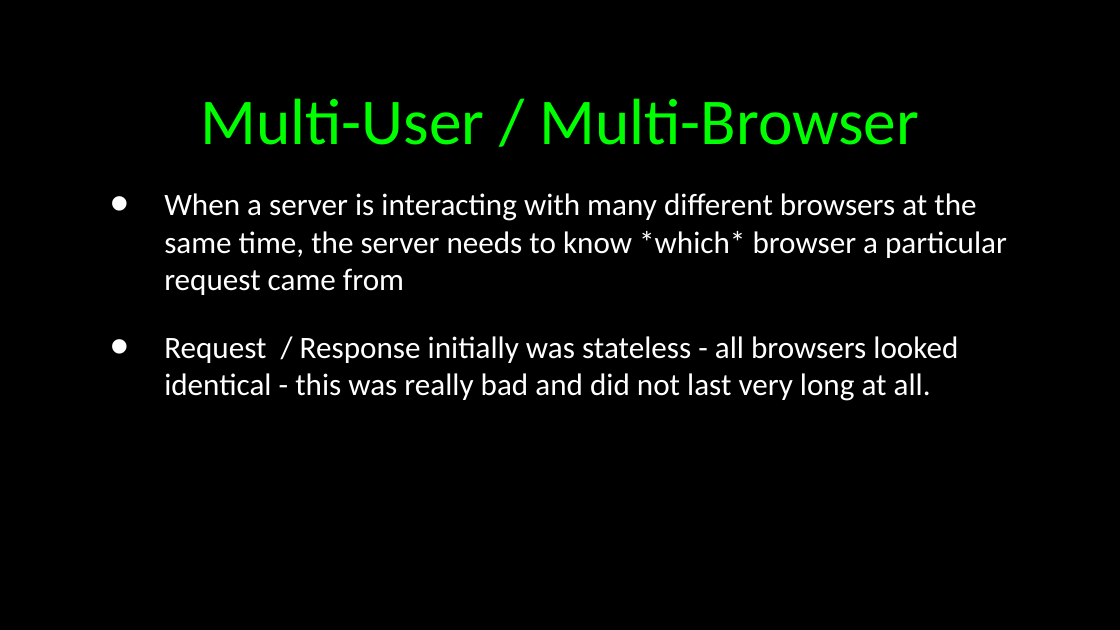
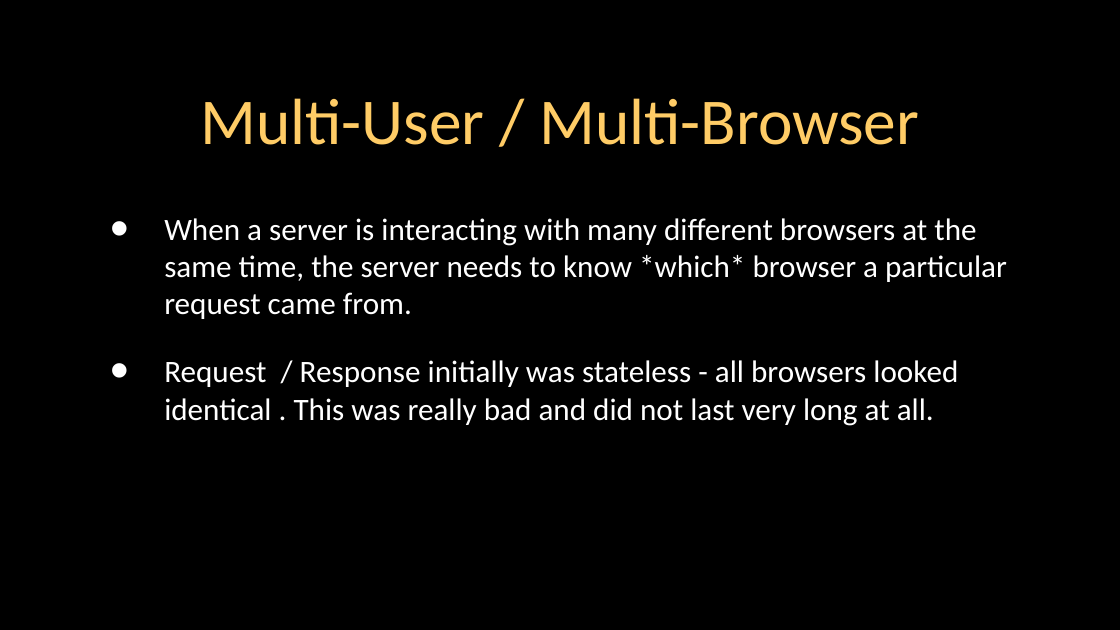
Before and after one commit to csev/wa4e, a slide deck: slide 4 of lectures/PHP-07-Cookies-Sessions.ppt. Drawn at 1120x630 pixels with LibreOffice and Linux fonts; fonts in the diff are those of the drawing. Boxes give left, top, right and bottom in pixels: in the first picture for what was removed or moved away, otherwise in the second. Text is boxed around its words. In the diff, an @@ line names an element or a change of style, - is before the commit and + after.

```diff
--- a/lectures/PHP-07-Cookies-Sessions.ppt
+++ b/lectures/PHP-07-Cookies-Sessions.ppt
@@ title "Multi-User / Multi-Browser" at <box>200,98,919,145</box>: text colour #00FF00 to #FFCC66 @@
@@ text at <box>164,218,1007,426</box>: text changed @@
-• When a server is interacting with many different browsers at the same time, the server needs to know *which* browser a particular request came from
-• Request / Response initially was stateless - all browsers looked identical - this was really bad and did not last very long at all.
+• When a server is interacting with many different browsers at the same time, the server needs to know *which* browser a particular request came from.
+• Request / Response initially was stateless - all browsers looked identical . This was really bad and did not last very long at all.
```
Also in this commit, not shown: 34 other slides changed, 3 other files.
